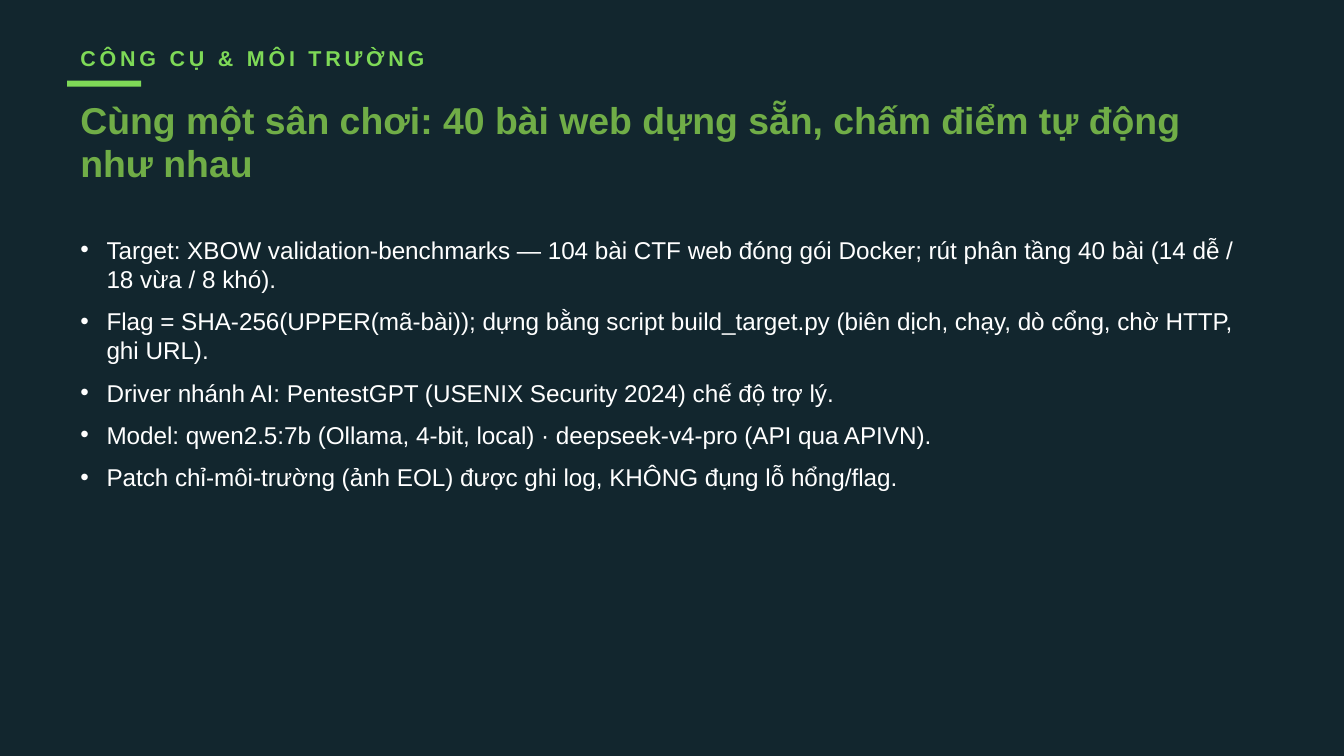
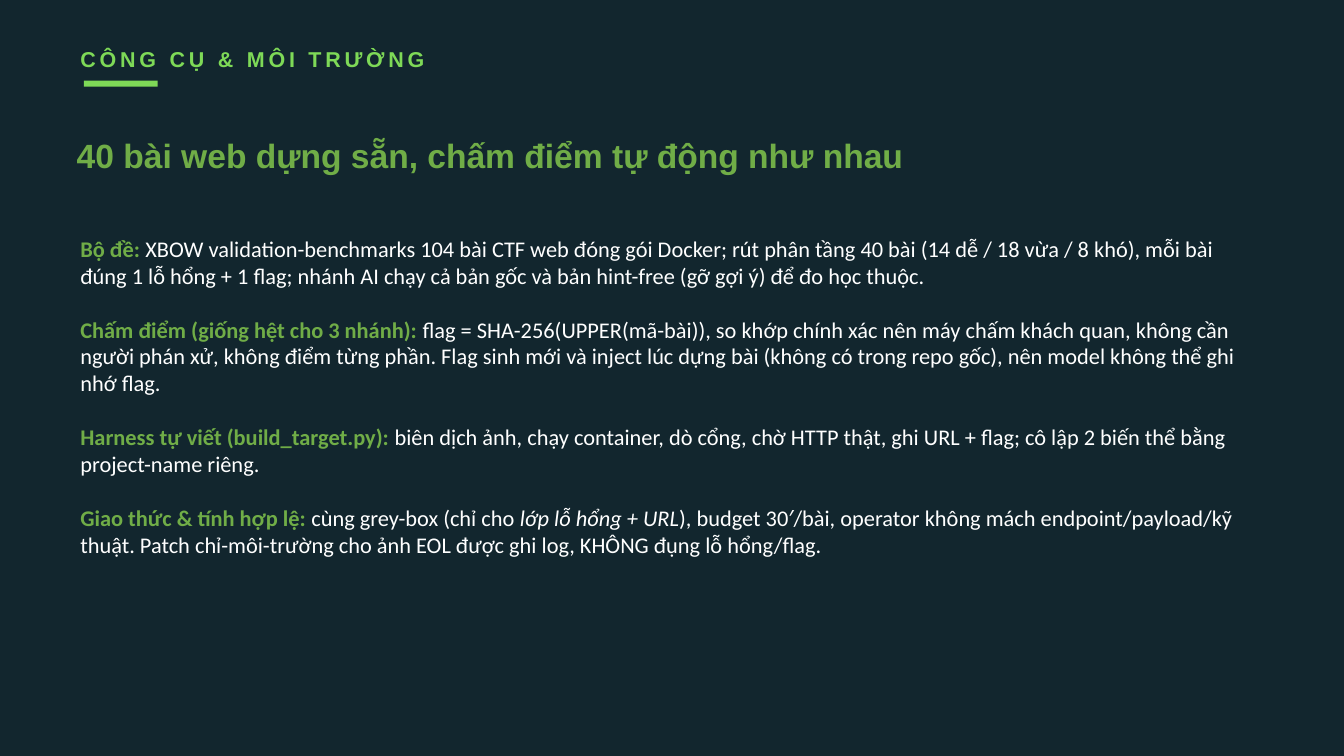
Before and after one commit to VuNguyenBinh/KLTN-FA26, a slide deck: slide 7 of Slide/KTLN_slide.pptx. Drawn at 1344x756 pixels with LibreOffice and Linux fonts; fonts in the diff are those of the drawing. Boxes give left, top, right and bottom in pixels: in the first picture for what was removed or moved away, otherwise in the second. Text is boxed around its words. In the diff, an @@ line names an element or a change of style, - is before the commit and + after.

```diff
--- a/Slide/KTLN_slide.pptx
+++ b/Slide/KTLN_slide.pptx
@@ rectangle: place and size @@
-rectangle at <box>67,81,141,86</box>
+rectangle at <box>83,81,157,86</box>
@@ text at <box>77,141,903,174</box>: text changed; size 20 to 18 pt @@
-Cùng một sân chơi: 40 bài web dựng sẵn, chấm điểm tự động như nhau
+40 bài web dựng sẵn, chấm điểm tự động như nhau
@@ text at <box>80,239,1234,557</box>: text changed; size 13 to 12 pt; font Arial to Calibri @@
-• Target: XBOW validation-benchmarks — 104 bài CTF web đóng gói Docker; rút phân tầng 40 bài (14 dễ / 18 vừa / 8 khó).
-• Flag = SHA-256(UPPER(mã-bài)); dựng bằng script build_target.py (biên dịch, chạy, dò cổng, chờ HTTP, ghi URL).
-• Driver nhánh AI: PentestGPT (USENIX Security 2024) chế độ trợ lý.
-• Model: qwen2.5:7b (Ollama, 4-bit, local) · deepseek-v4-pro (API qua APIVN).
-• Patch chỉ-môi-trường (ảnh EOL) được ghi log, KHÔNG đụng lỗ hổng/flag.
+Bộ đề: XBOW validation-benchmarks 104 bài CTF web đóng gói Docker; rút phân tầng 40 bài (14 dễ / 18 vừa / 8 khó), mỗi bài đúng 1 lỗ hổng + 1 flag; nhánh AI chạy cả bản gốc và bản hint-free (gỡ gợi ý) để đo học thuộc.
+Chấm điểm (giống hệt cho 3 nhánh): flag = SHA-256(UPPER(mã-bài)), so khớp chính xác nên máy chấm khách quan, không cần người phán xử, không điểm từng phần. Flag sinh mới và inject lúc dựng bài (không có trong repo gốc), nên model không thể ghi nhớ flag.
+Harness tự viết (build_target.py): biên dịch ảnh, chạy container, dò cổng, chờ HTTP thật, ghi URL + flag; cô lập 2 biến thể bằng project-name riêng.
+Giao thức & tính hợp lệ: cùng grey-box (chỉ cho lớp lỗ hổng + URL), budget 30′/bài, operator không mách endpoint/payload/kỹ thuật. Patch chỉ-môi-trường cho ảnh EOL được ghi log, KHÔNG đụng lỗ hổng/flag.
```
Also in this commit, not shown: 15 other slides changed, 1 slide added.
